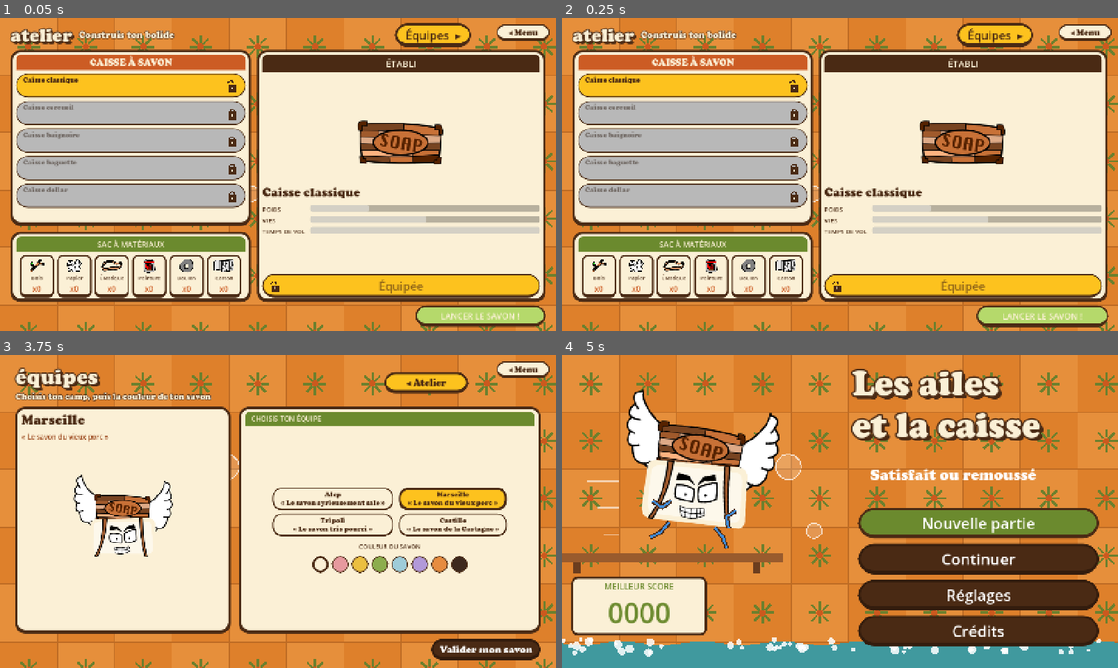
Above: before the commit, frames 1-4 (two rows, left to right).
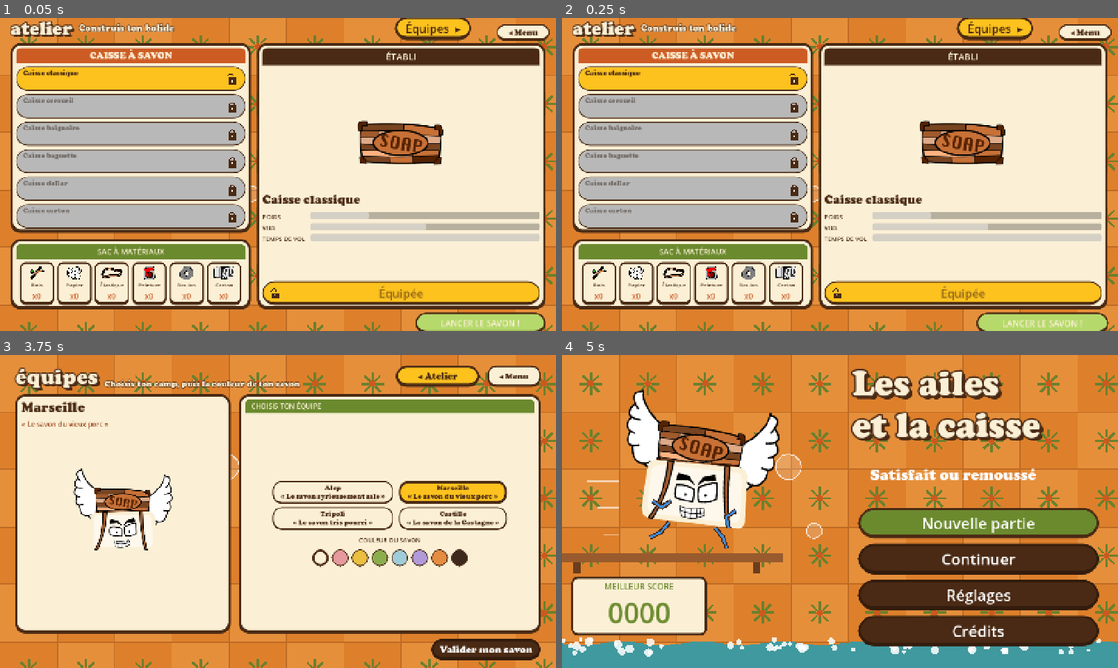
Above: after the commit, the same moments.

Repository: atostivint/LesAilesEtLaCaisse
Game: Godot game, scene res://scenes/atelier.tscn
The game is run twice, just before and just after one commit, with the same random seed, the same clock (stepped at 60 frames per second) and the same inputs. Sound files missing from this copy of the repository are replaced by a short silence.
Inputs:
- Up to frame 1 (0.05 s): no input
- Up to frame 2 (0.25 s): no input
- Up to frame 3 (3.75 s): click "◂ Menu" at 0.5 s; click "Nouvelle partie" at 1.25 s; click "◂ Menu" at 2 s; click "Nouvelle partie" at 2.75 s; click "Nouvelle partie" at 3.5 s
- Up to frame 4 (5 s): click "◂ Menu" at 4.25 s

The runs differ from the first frame. In frame 1, 37% of the frame differs, in the area x 1-99%, y 0-100%; in frame 2, 37%; in frame 3, 17%; in frame 4, nothing differs.

Commit message:
Équilibrage des caisses et ajout de la caisse carton
Co-Authored-By: Claude Haiku 5.5 <noreply@anthropic.com>

Diff:
--- a/data/crates/baguette.tres
+++ b/data/crates/baguette.tres
@@ -11,10 +11,11 @@
 solidite = 3
 poids = 2
 cost = {
-"elastique": 8,
+"boulon": 2,
+"carton": 3,
+"elastique": 3,
 "etoile": 3,
-"planche": 24,
-"plume": 10
+"planche": 5
 }
 color = Color(0.85, 0.6, 0.3, 1)
 texture = ExtResource("2_tex")
--- a/data/crates/baignoire.tres
+++ b/data/crates/baignoire.tres
@@ -10,9 +10,11 @@
 desc = "Ailes en rideau de douche : lourde, rapide, fragile."
 poids = 2
 cost = {
-"elastique": 4,
-"planche": 14,
-"plume": 6
+"boulon": 2,
+"carton": 1,
+"elastique": 2,
+"etoile": 2,
+"planche": 3
 }
 color = Color(0.85, 0.9, 0.9, 1)
 texture = ExtResource("2_tex")
--- /dev/null
+++ b/data/crates/carton.tres
@@ -0,0 +1,17 @@
+[gd_resource type="Resource" script_class="CrateData" load_steps=0 format=3 uid="uid://c4rt0nbx1raka"]
+
+[ext_resource type="Script" uid="uid://f6gyud804v5v" path="res://scripts/crate_data.gd" id="1"]
+[ext_resource type="Texture2D" uid="uid://csi3oliukyfc0" path="res://artwork/sprites/caisse_savon.svg" id="2_tex"]
+
+[resource]
+script = ExtResource("1")
+id = "carton"
+nom = "Caisse carton"
+desc = "Ailes en carton, boulonnées et peintes."
+cost = {
+"boulon": 5,
+"carton": 5,
+"etoile": 5
+}
+color = Color(0.75, 0.6, 0.4, 1)
+texture = ExtResource("2_tex")
--- a/data/crates/cercueil.tres
+++ b/data/crates/cercueil.tres
@@ -9,8 +9,8 @@
 nom = "Caisse cercueil"
 solidite = 2
 cost = {
-"planche": 8,
-"plume": 3
+"elastique": 5,
+"planche": 5
 }
 color = Color(0.9, 0.75, 0.2, 1)
 texture = ExtResource("2_tex")
--- a/data/crates/dollar.tres
+++ b/data/crates/dollar.tres
@@ -10,10 +10,11 @@
 solidite = 2
 poids = 3
 cost = {
-"elastique": 12,
-"etoile": 6,
-"planche": 36,
-"plume": 14
+"boulon": 4,
+"carton": 4,
+"elastique": 5,
+"etoile": 4,
+"planche": 7
 }
 color = Color(0.35, 0.6, 0.65, 1)
 texture = ExtResource("2_tex")
--- a/data/tuning.tres
+++ b/data/tuning.tres
@@ -7,6 +7,7 @@
 [ext_resource type="Resource" uid="uid://bni600guymhj5" path="res://data/crates/classique.tres" id="c_classique"]
 [ext_resource type="Resource" uid="uid://wklgwujstrxr" path="res://data/crates/cercueil.tres" id="c_crayon"]
 [ext_resource type="Resource" uid="uid://dbmtjf7qyh7w0" path="res://data/crates/dollar.tres" id="c_poisson"]
+[ext_resource type="Resource" uid="uid://c4rt0nbx1raka" path="res://data/crates/carton.tres" id="c_carton"]
 [ext_resource type="Script" uid="uid://cfri0lelhv7cx" path="res://scripts/material_data.gd" id="md"]
 [ext_resource type="Resource" path="res://data/materials/boulon.tres" id="m_boulon"]
 [ext_resource type="Resource" path="res://data/materials/carton.tres" id="m_carton"]
@@ -18,7 +19,7 @@
 [resource]
 script = ExtResource("1")
 materials = Array[ExtResource("md")]([ExtResource("m_planche"), ExtResource("m_plume"), ExtResource("m_elastique"), ExtResource("m_etoile"), ExtResource("m_boulon"), ExtResource("m_carton")])
-crates = Array[ExtResource("cd")]([ExtResource("c_classique"), ExtResource("c_crayon"), ExtResource("c_baignoire"), ExtResource("c_baguette"), ExtResource("c_poisson")])
+crates = Array[ExtResource("cd")]([ExtResource("c_classique"), ExtResource("c_crayon"), ExtResource("c_baignoire"), ExtResource("c_baguette"), ExtResource("c_poisson"), ExtResource("c_carton")])
 speed_ease = 4.0
 jet_gravity = 50.0
 jet_thrust = 225.0
--- a/scenes/equipes.tscn
+++ b/scenes/equipes.tscn
@@ -106,11 +106,11 @@
 layout_mode = 2
 theme_override_constants/separation = 20
 
-[node name="Titres" type="VBoxContainer" parent="Marge/Main/Haut" unique_id=1512573380]
+[node name="Titres" type="HBoxContainer" parent="Marge/Main/Haut" unique_id=1512573380]
 layout_mode = 2
 size_flags_horizontal = 3
 size_flags_vertical = 4
-theme_override_constants/separation = 6
+theme_override_constants/separation = 16
 
 [node name="Titre" type="Label" parent="Marge/Main/Haut/Titres" unique_id=1811586187]
 layout_mode = 2
@@ -126,6 +126,7 @@
 
 [node name="SousTitre" type="Label" parent="Marge/Main/Haut/Titres" unique_id=360555721]
 layout_mode = 2
+size_flags_vertical = 8
 theme_override_colors/font_color = Color(0.984, 0.941, 0.839, 1)
 theme_override_colors/font_outline_color = Color(0.29, 0.165, 0.078, 1)
 theme_override_constants/outline_size = 6
@@ -146,9 +147,18 @@
 theme_override_styles/focus = SubResource("bouton_jaune")
 text = "◂ Atelier"
 
-[node name="ReserveMenu" type="Control" parent="Marge/Main/Haut" unique_id=465747513]
-custom_minimum_size = Vector2(170, 0)
-layout_mode = 2
+[node name="BoutonMenu" parent="Marge/Main/Haut" unique_id=1562156535 instance=ExtResource("9_menu")]
+custom_minimum_size = Vector2(140, 56)
+layout_mode = 2
+size_flags_vertical = 4
+anchors_preset = 0
+anchor_top = 0.0
+anchor_bottom = 0.0
+offset_left = 0.0
+offset_top = 0.0
+offset_right = 0.0
+offset_bottom = 0.0
+grow_vertical = 1
 
 [node name="Corps" type="HBoxContainer" parent="Marge/Main" unique_id=1296988579]
 layout_mode = 2
@@ -290,16 +300,4 @@
 theme_override_styles/focus = SubResource("bouton_marron")
 text = "Valider mon savon"
 
-[node name="BoutonMenu" parent="." unique_id=1562156535 instance=ExtResource("9_menu")]
-layout_mode = 0
-anchors_preset = 0
-anchor_left = 1.0
-anchor_top = 0.0
-anchor_right = 1.0
-anchor_bottom = 0.0
-offset_left = -156.0
-offset_top = 16.0
-offset_right = -16.0
-offset_bottom = 60.0
-
 [connection signal="pressed" from="Marge/Main/Haut/Retour" to="." method="_on_retour_pressed"]
Not shown, changed: docs/GAME_DESIGN.md
